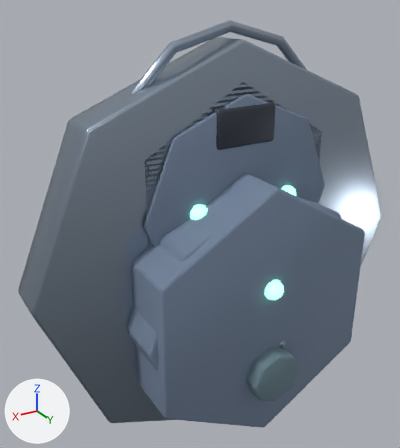
One commit to the glTF model public/assets/models/buildings/auto_collector.glb: the scene before it, then after it.
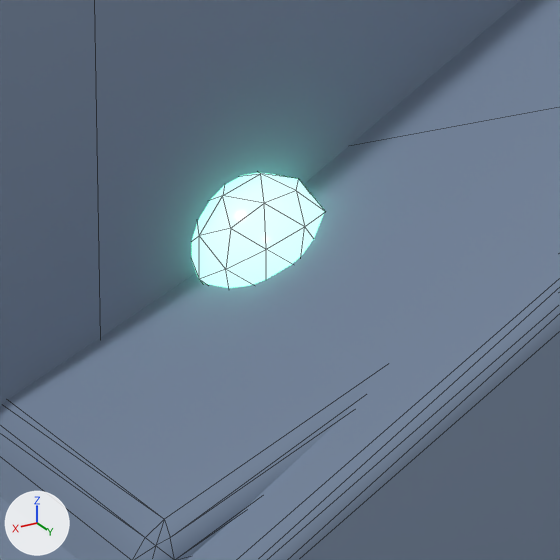
The first picture shows the older version from a 50 mm lens placed at (3.14, 4.68, 3.96), pointed at (0.2, -0.21, 1.51). The close-ups show the older and then the newer version on the part from 41% to 60% of the width and 40% to 57% of the height of that picture. Only the edits that show in the close-ups are written down. Lighting does not change. The marker at lower left points along +X, +Y and +Z. The close-ups show mesh edges as thin lines. Where no turn or scale is listed for an object, it has been applied to the vertices.

The first close-up shows 'LOD1_PROXY_base', 'LOD1_PROXY_cap', 'LOD2_PROXY_base', 'pipeLamp.0.55'.
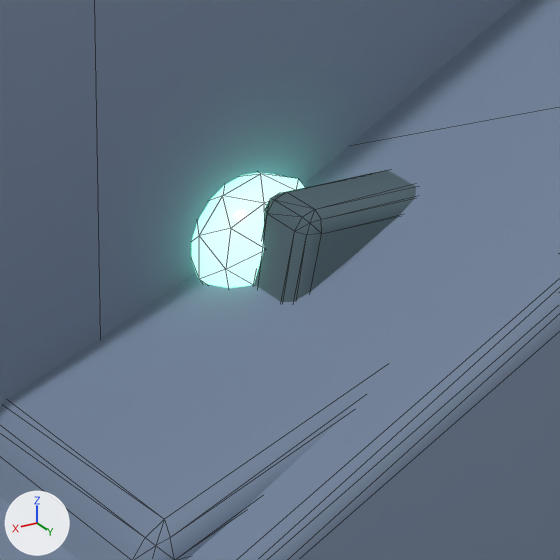
What differs and where, as boxes [x1, y1, x2, y2] in the close-ups (560 x 560 px):
'collectorGuard', added
    after: [254, 170, 416, 302]

The change, as a diff of the scene's bpy script:
```diff
--- a/public/assets/models/buildings/auto_collector.glb.py
+++ b/public/assets/models/buildings/auto_collector.glb.py
@@ mat_mat_auto_collector_stonedark @@
+mat_mat_auto_collector_stonedark = principled_material('MAT_auto_collector_stoneDark')
+mat_mat_auto_collector_stonedark.base_color = (0.0812, 0.128, 0.151)  # greyish cyan #50646c
+mat_mat_auto_collector_stonedark.roughness = 0.97
@@ me_collectorguardmesh @@
+me_collectorguardmesh.from_pydata(...)  # 56 vertices, 108 faces; spans x -0.715..0.715, y -0.06..0.06, z 1.35..2.0
+me_collectorguardmesh.materials.append(mat_mat_auto_collector_stonedark)  # greyish cyan #50646c
@@ ob_collectorguard @@
+ob_collectorguard = bpy.data.objects.new('collectorGuard', me_collectorguardmesh)
+ob_collectorguard.location = (0.0, 0.46, 0.0)
```
